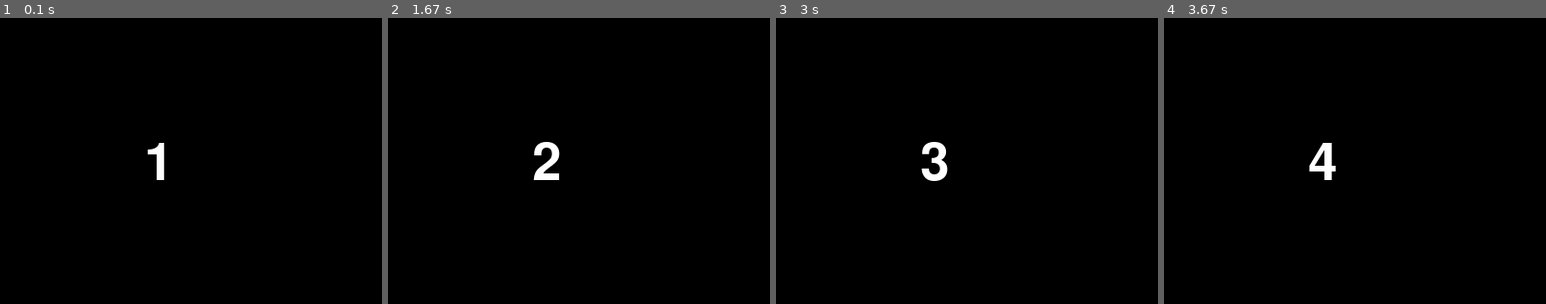
Above: before the commit, frames 1-4 (left to right).
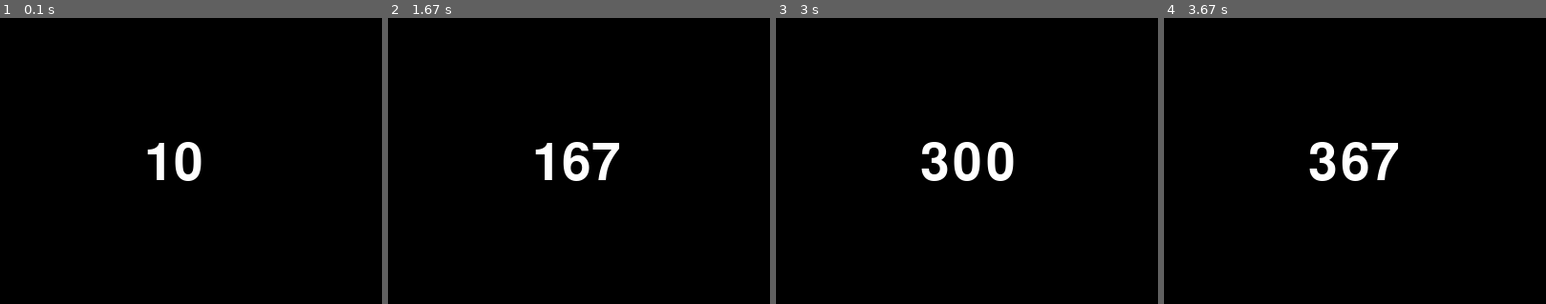
Above: after the commit, the same moments.

Repository: ruka22/ProjExD_01
Game: pygame game, started from pygame_system.py
The game is run twice, just before and just after one commit, with the same random seed, the same clock (stepped at 60 frames per second) and the same inputs.
Inputs:
- Up to frame 1 (0.1 s): no input
- Up to frame 2 (1.67 s): no input
- Up to frame 3 (3 s): no input
- Up to frame 4 (3.67 s): no input
The pictures show only the part of the screen within x 19-69%, y 12-62%; the shares and areas given below are measured in that part.

The runs differ from the first frame. In frame 1, 0.6% of the frame differs, in the area x 45-53%, y 43-57%; in frame 2, 1.5%, in the area x 38-61%, y 43-57%; in frame 3, 1.2%; in frame 4, 1.5%.

Commit message:
フレームレート100にした

Diff:
--- a/pygame_system.py
+++ b/pygame_system.py
@@ -17,7 +17,7 @@
         screen.fill((0, 0, 0))
         screen.blit(txt, [300, 200])
         pg.display.update()
-        clock.tick(1)
+        clock.tick(100)
 
 
 if __name__ == "__main__":
